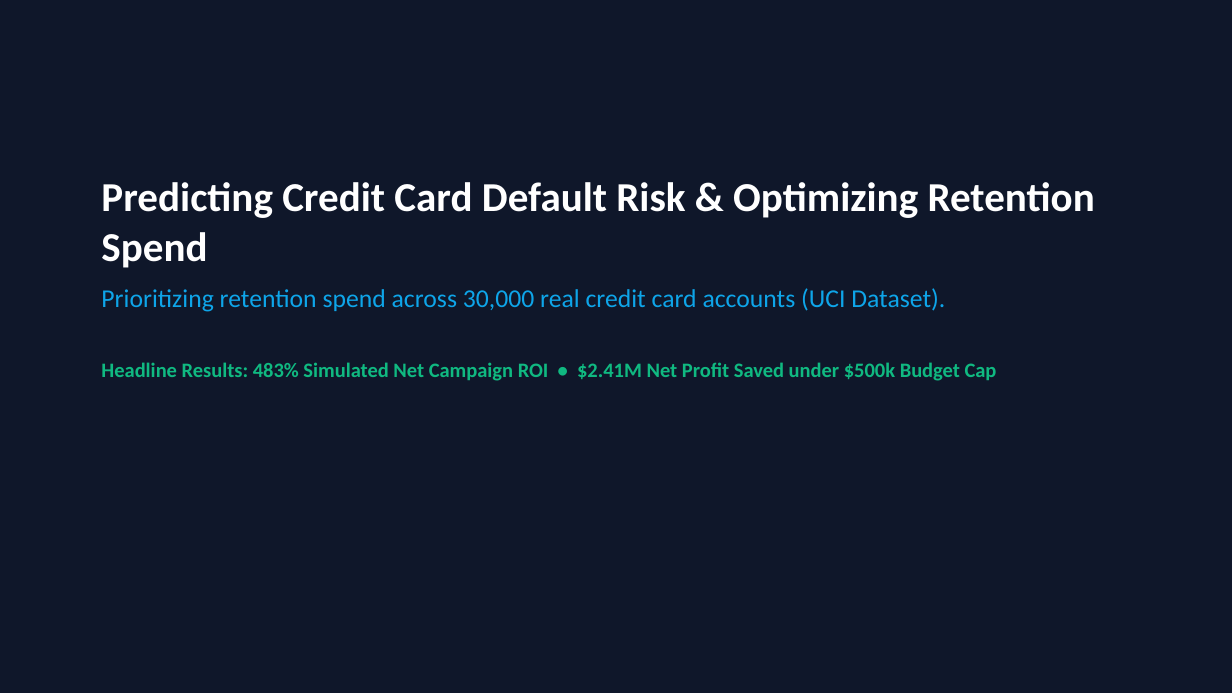
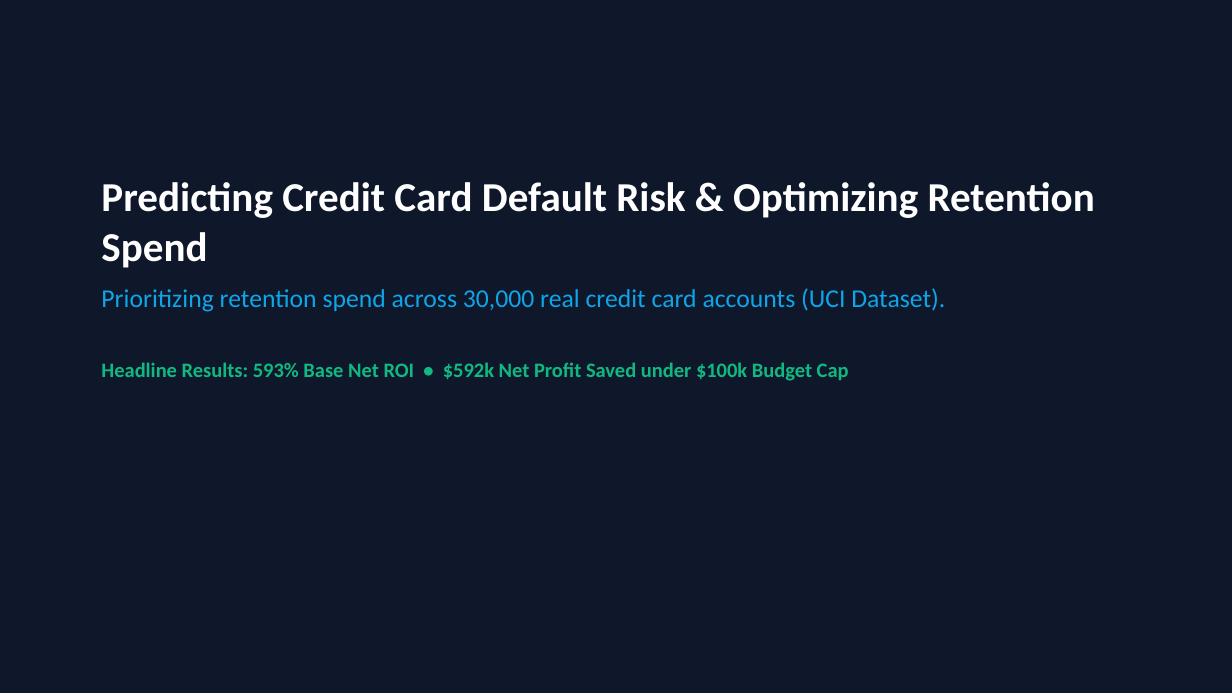
Before and after one commit to PriyankaHichkad/Fintech-Customer-Churn-Analytics, a slide deck: slide 1 of exports/FinTech_Churn_Retention_Strategy.pptx. Drawn at 1232x693 pixels with LibreOffice and Linux fonts; fonts in the diff are those of the drawing. Boxes give left, top, right and bottom in pixels: in the first picture for what was removed or moved away, otherwise in the second. Text is boxed around its words. In the diff, an @@ line names an element or a change of style, - is before the commit and + after.

```diff
--- a/exports/FinTech_Churn_Retention_Strategy.pptx
+++ b/exports/FinTech_Churn_Retention_Strategy.pptx
@@ text at <box>101,362,849,381</box>: text changed @@
-Headline Results: 483% Simulated Net Campaign ROI • $2.41M Net Profit Saved under $500k Budget Cap
+Headline Results: 593% Base Net ROI • $592k Net Profit Saved under $100k Budget Cap
```
Also in this commit, not shown: 3 other slides changed, 12 other files.
